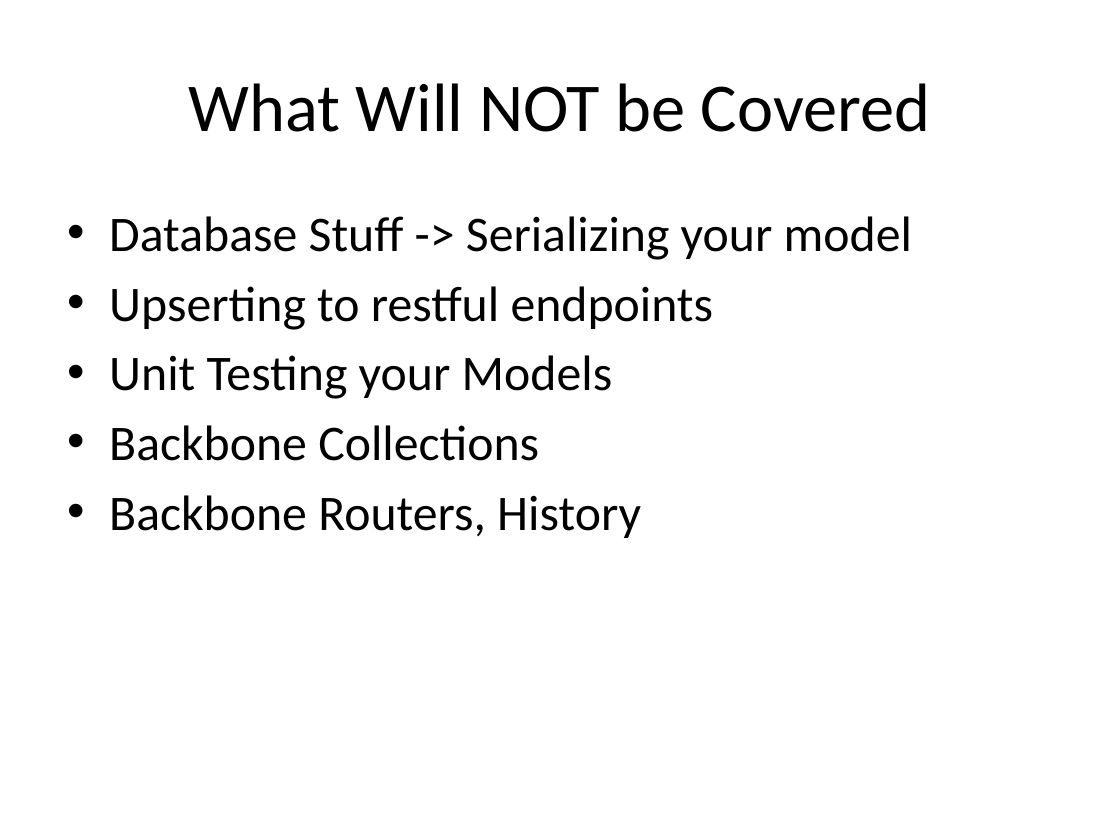
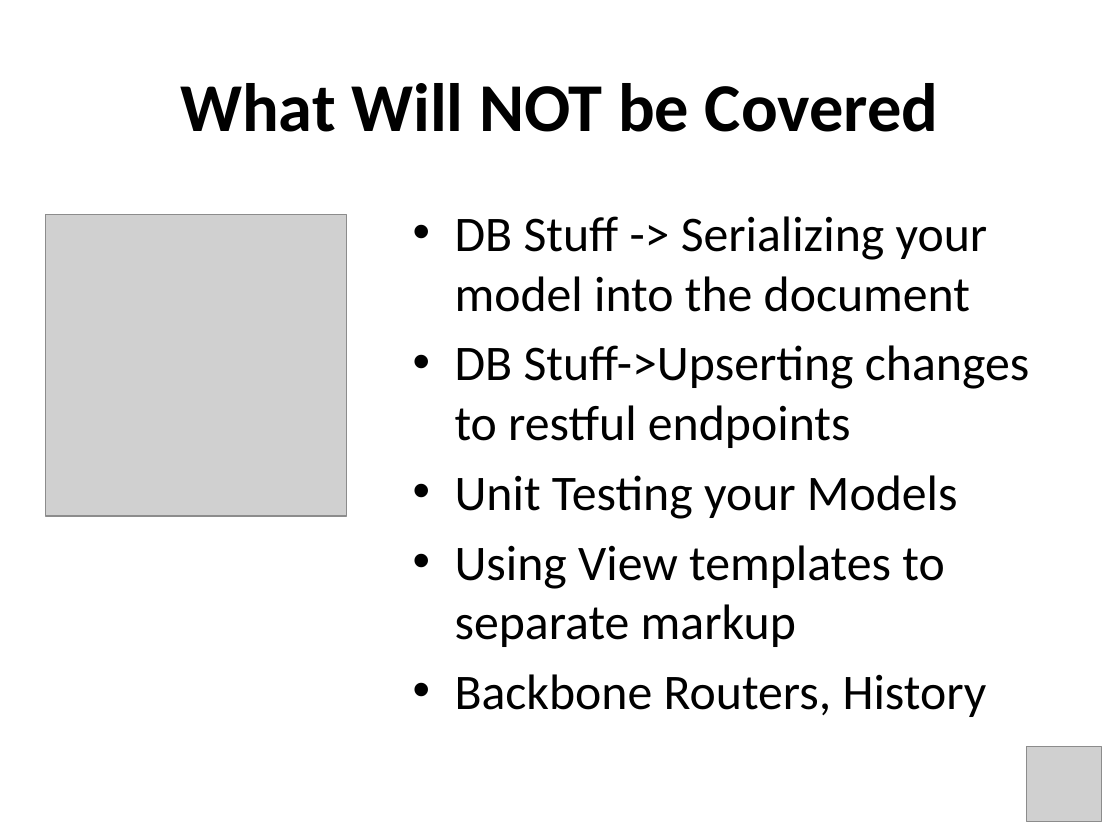
Before and after one commit to jkoynok/TechFest.BackBone, a slide deck: slide 2 of TechFest.Backbone/tf.backbone.pptx (slide 7 before the commit). Drawn at 1120x840 pixels with LibreOffice and Linux fonts; fonts in the diff are those of the drawing; grey boxes stand for pictures. Boxes give left, top, right and bottom in pixels: in the first picture for what was removed or moved away, otherwise in the second. Text is boxed around its words. In the diff, an @@ line names an element or a change of style, - is before the commit and + after.

```diff
--- a/TechFest.Backbone/tf.backbone.pptx
+++ b/TechFest.Backbone/tf.backbone.pptx
@@ title "What Will NOT be Covered" at [180, 83, 939, 132]: bold on @@
@@ text "DB Stuff -> Serializing your ...": place and size @@
-text "DB Stuff -> Serializing your ..." at [109, 216, 912, 538]
+text "DB Stuff -> Serializing your ..." at [455, 216, 1029, 717]
@@ picture added at [46, 215, 347, 516] @@
@@ text at [455, 216, 1029, 448]: text changed @@
-• Database Stuff -> Serializing your model
-• Upserting to restful endpoints
+• DB Stuff -> Serializing your model into the document
+• DB Stuff->Upserting changes to restful endpoints
@@ text at [455, 545, 944, 647]: text changed @@
-• Backbone Collections
+• Using View templates to separate markup
@@ picture added at [1027, 747, 1102, 822] @@
```
Also in this commit, not shown: 9 other slides changed, 5 slides added, 3 slides removed, 7 other files.
